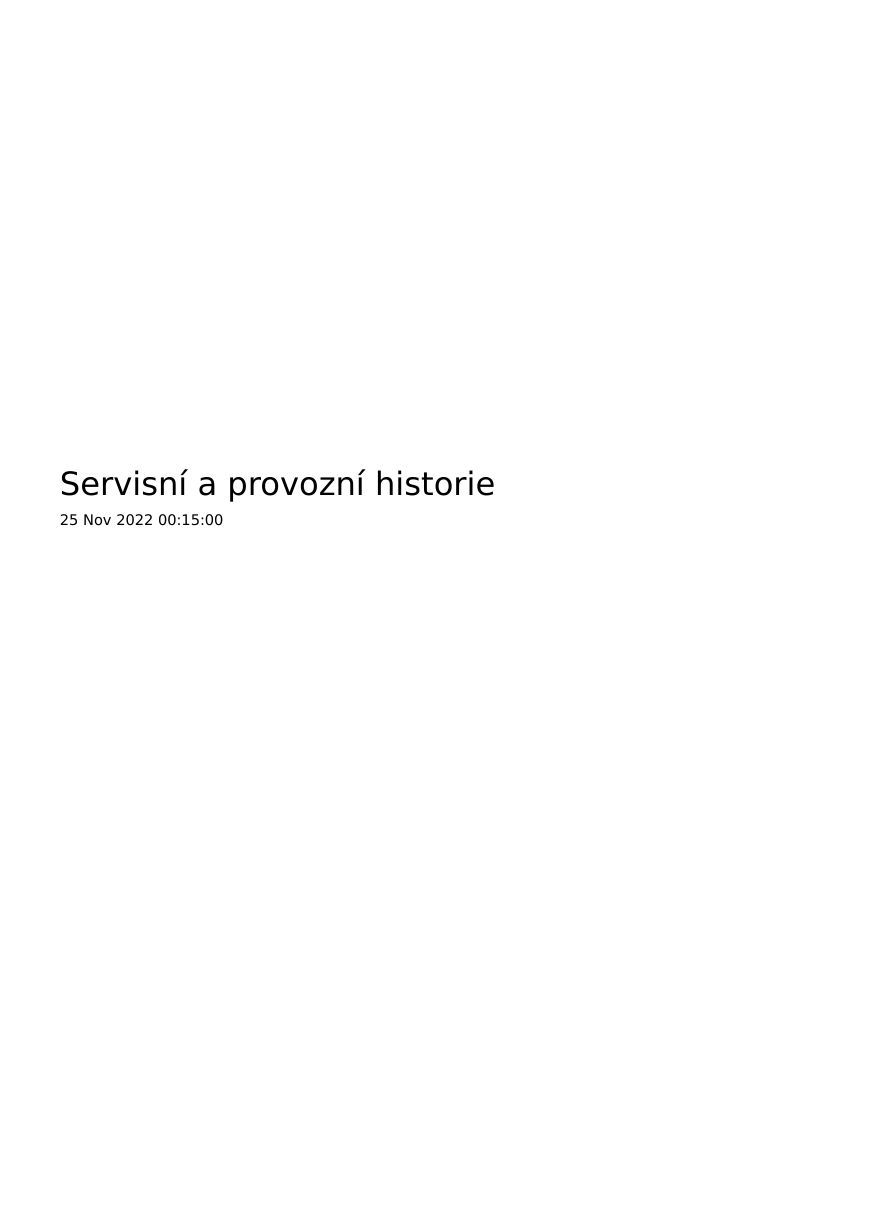
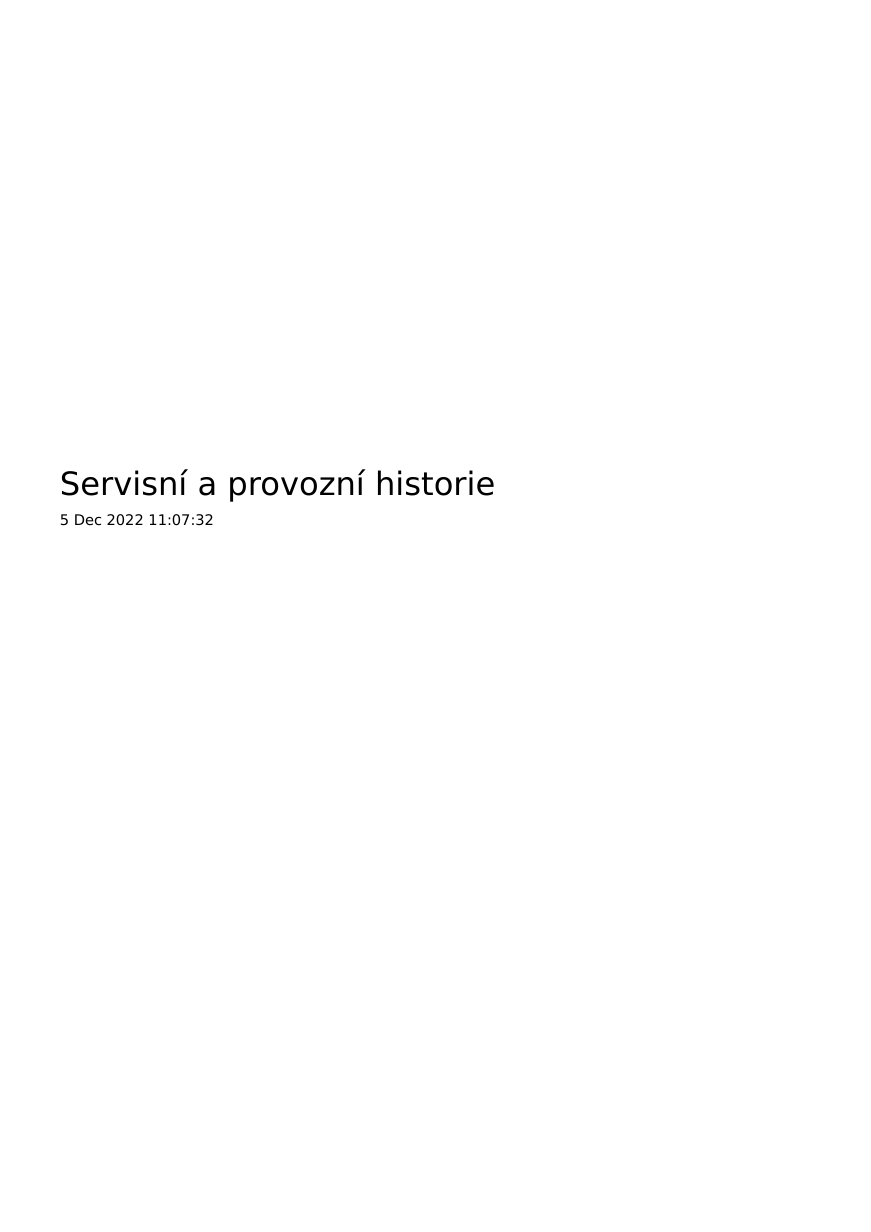
Before and after one commit to friedmannmartin/servisni_a_provozni_historie, a slide deck: slide 1 of report/jasper/servisni_a_provozni_historie.pptx. Drawn at 871x1232 pixels with LibreOffice and Linux fonts; fonts in the diff are those of the drawing; background and template pictures are left out. Boxes give left, top, right and bottom in pixels: in the first picture for what was removed or moved away, otherwise in the second. Text is boxed around its words. In the diff, an @@ line names an element or a change of style, - is before the commit and + after.

```diff
--- a/report/jasper/servisni_a_provozni_historie.pptx
+++ b/report/jasper/servisni_a_provozni_historie.pptx
@@ text at bbox=[60, 514, 214, 526]: text changed @@
-25 Nov 2022 00:15:00
+5 Dec 2022 11:07:32
```
Also in this commit, not shown: 10 other slides changed, 5 other files.
